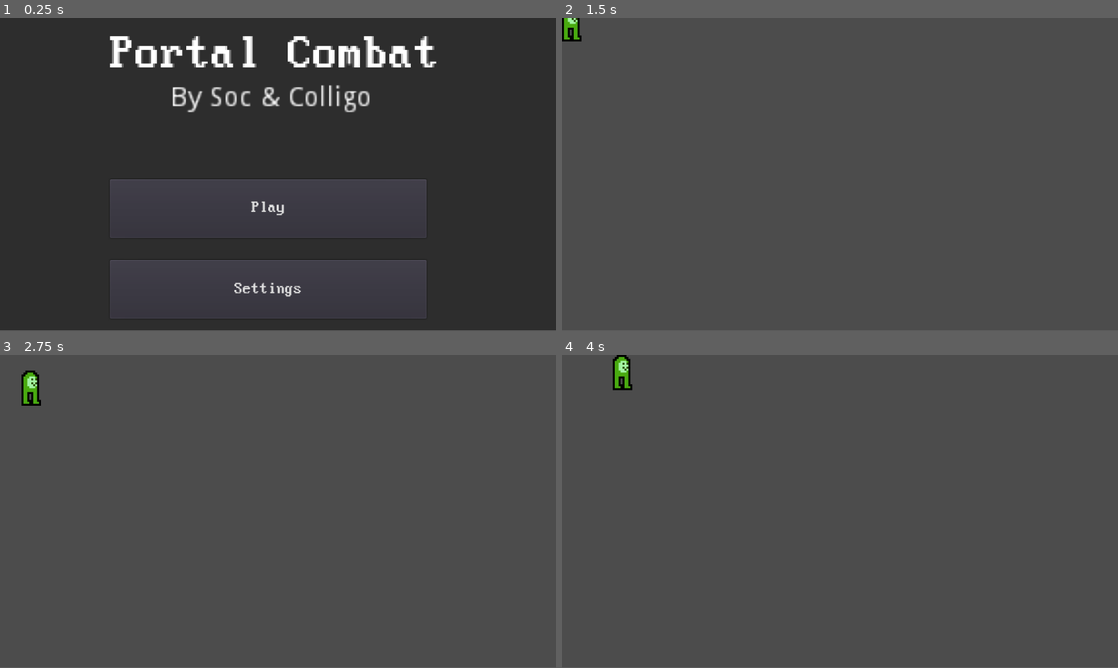
Above: before the commit, frames 1-4 (two rows, left to right).
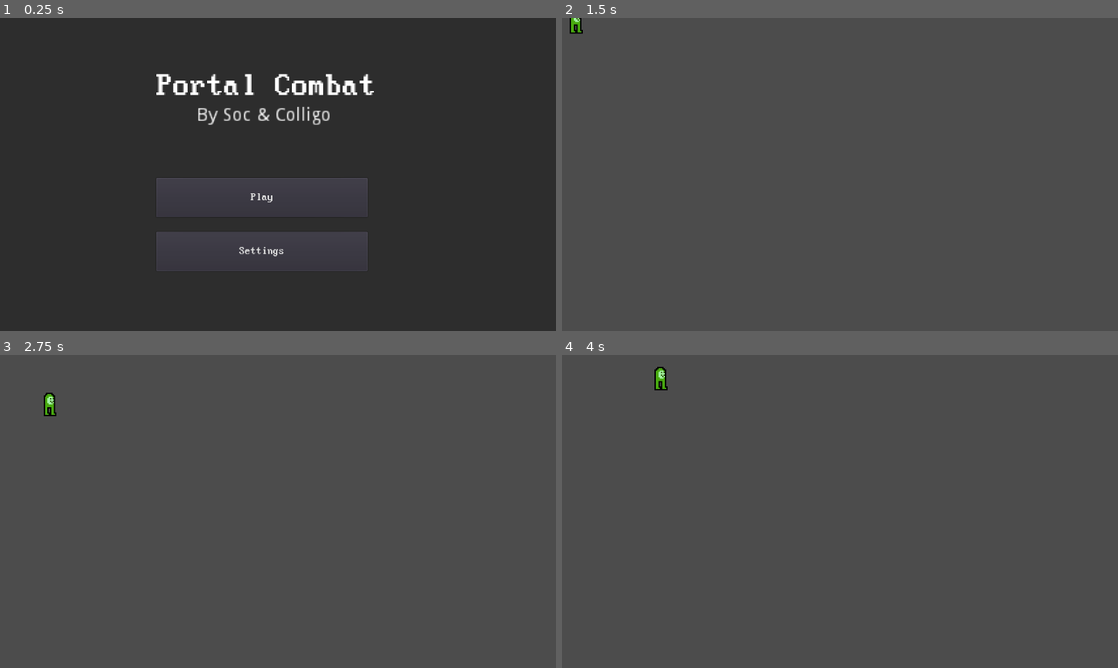
Above: after the commit, the same moments.

Repository: Socerest2/portal-combat
Game: Godot game, scene res://MainMenu.tscn
Same seed, same stepped clock (60 frames per second), same inputs: the game is played once before the commit and once after it.
Inputs:
- Up to frame 1 (0.25 s): no input
- Up to frame 2 (1.5 s): click "Play" at 0.5 s; tap Enter at 1.25 s; hold Right (ui_right) from 1.28 s (still down)
- Up to frame 3 (2.75 s): release Right (ui_right) at 2.03 s; hold Down (ui_down) from 2.03 s (still down)
- Up to frame 4 (4 s): release Down (ui_down) at 2.78 s; hold Right (ui_right) 2.78-3.53 s; hold Up (ui_up) from 3.53 s (still down)
In our replay, the window is 800x449 before the commit and 800x450 after it. These sizes can differ from the game's own. Grey fills any space a smaller window leaves; there, only what the larger window draws over its background counts as a difference.

The runs differ from the first frame. In frame 1, 11% of the frame differs, in the area x 19-79%, y 5-96%; in frame 2, 0.2%; in frame 3, 0.5%; in frame 4, 0.5%.

Commit message:
Change resolution, fix some been movement problems, change game icon

Diff:
--- a/BeenMove.gd
+++ b/BeenMove.gd
@@ -2,7 +2,7 @@
 
 
 const ACCELERATION = 400
-const MAX_SPEED = 100
+const MAX_SPEED = 150
 const FRICTION = 400 #Make a variable for velocity so it can be changed later.
 var velocity = Vector2.ZERO
 
@@ -16,4 +16,4 @@
 		velocity = input_vector
 	else:
 		velocity = Vector2.ZERO
-	move_and_collide(velocity)
+	move_and_collide(velocity * delta * MAX_SPEED)
--- a/MainMenu.tscn
+++ b/MainMenu.tscn
@@ -24,10 +24,10 @@
 autoplay = true
 
 [node name="Title" type="RichTextLabel" parent="."]
-margin_left = 169.027
-margin_top = 19.455
-margin_right = 338.054
-margin_bottom = 87.4305
+margin_left = 360.0
+margin_top = 120.0
+margin_right = 529.027
+margin_bottom = 187.976
 rect_scale = Vector2( 3, 3 )
 size_flags_horizontal = 3
 custom_fonts/normal_font = ExtResource( 1 )
@@ -44,10 +44,10 @@
 text = "By Soc & Colligo"
 
 [node name="Play" type="Button" parent="."]
-margin_left = 169.027
-margin_top = 248.472
-margin_right = 655.027
-margin_bottom = 338.472
+margin_left = 360.0
+margin_top = 368.472
+margin_right = 846.0
+margin_bottom = 458.472
 custom_fonts/font = ExtResource( 1 )
 text = "Play"
 script = ExtResource( 2 )
@@ -56,10 +56,10 @@
 }
 
 [node name="Settings" type="Button" parent="."]
-margin_left = 169.027
-margin_top = 372.042
-margin_right = 655.027
-margin_bottom = 462.042
+margin_left = 360.0
+margin_top = 492.042
+margin_right = 846.0
+margin_bottom = 582.042
 custom_fonts/font = ExtResource( 1 )
 text = "Settings"
 __meta__ = {
--- a/project.godot
+++ b/project.godot
@@ -17,12 +17,12 @@
 
 config/name="Portal Combat"
 run/main_scene="res://MainMenu.tscn"
-config/icon="res://icon.png"
+config/icon="res://been.png"
 
 [display]
 
-window/size/width=854
-window/size/height=480
+window/size/width=1280
+window/size/height=720
 window/stretch/aspect="keep"
 
 [importer_defaults]
@@ -48,6 +48,37 @@
 "svg/scale": 1.0
 }
 
+[input]
+
+ui_left={
+"deadzone": 0.5,
+"events": [ Object(InputEventKey,"resource_local_to_scene":false,"resource_name":"","device":0,"alt":false,"shift":false,"control":false,"meta":false,"command":false,"pressed":false,"scancode":16777231,"unicode":0,"echo":false,"script":null)
+, Object(InputEventJoypadButton,"resource_local_to_scene":false,"resource_name":"","device":0,"button_index":14,"pressure":0.0,"pressed":false,"script":null)
+, Object(InputEventJoypadMotion,"resource_local_to_scene":false,"resource_name":"","device":0,"axis":0,"axis_value":-1.0,"script":null)
+ ]
+}
+ui_right={
+"deadzone": 0.5,
+"events": [ Object(InputEventKey,"resource_local_to_scene":false,"resource_name":"","device":0,"alt":false,"shift":false,"control":false,"meta":false,"command":false,"pressed":false,"scancode":16777233,"unicode":0,"echo":false,"script":null)
+, Object(InputEventJoypadButton,"resource_local_to_scene":false,"resource_name":"","device":0,"button_index":15,"pressure":0.0,"pressed":false,"script":null)
+, Object(InputEventJoypadMotion,"resource_local_to_scene":false,"resource_name":"","device":0,"axis":0,"axis_value":1.0,"script":null)
+ ]
+}
+ui_up={
+"deadzone": 0.5,
+"events": [ Object(InputEventKey,"resource_local_to_scene":false,"resource_name":"","device":0,"alt":false,"shift":false,"control":false,"meta":false,"command":false,"pressed":false,"scancode":16777232,"unicode":0,"echo":false,"script":null)
+, Object(InputEventJoypadButton,"resource_local_to_scene":false,"resource_name":"","device":0,"button_index":12,"pressure":0.0,"pressed":false,"script":null)
+, Object(InputEventJoypadMotion,"resource_local_to_scene":false,"resource_name":"","device":0,"axis":1,"axis_value":-1.0,"script":null)
+ ]
+}
+ui_down={
+"deadzone": 0.5,
+"events": [ Object(InputEventKey,"resource_local_to_scene":false,"resource_name":"","device":0,"alt":false,"shift":false,"control":false,"meta":false,"command":false,"pressed":false,"scancode":16777234,"unicode":0,"echo":false,"script":null)
+, Object(InputEventJoypadButton,"resource_local_to_scene":false,"resource_name":"","device":0,"button_index":13,"pressure":0.0,"pressed":false,"script":null)
+, Object(InputEventJoypadMotion,"resource_local_to_scene":false,"resource_name":"","device":0,"axis":1,"axis_value":1.0,"script":null)
+ ]
+}
+
 [rendering]
 
 quality/driver/driver_name="GLES2"
Binary file added: been.png
Not shown, added: been.png.import
